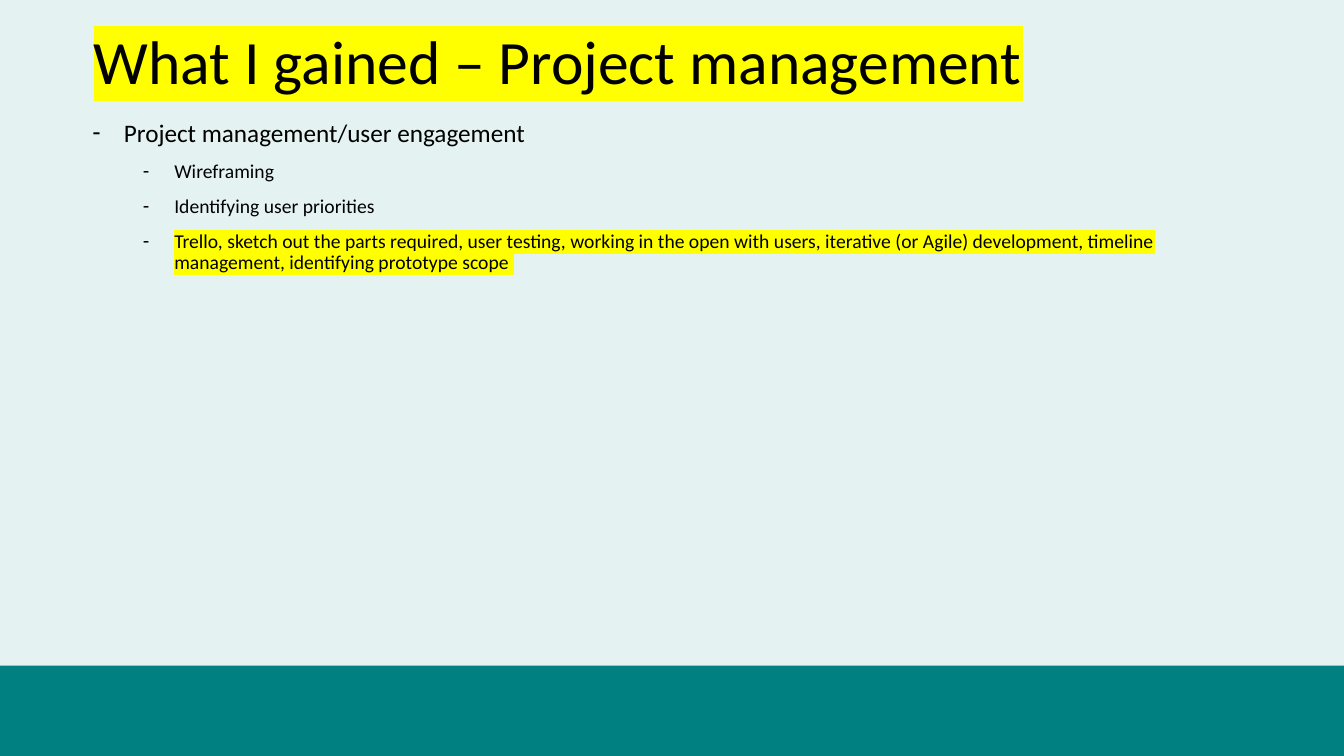
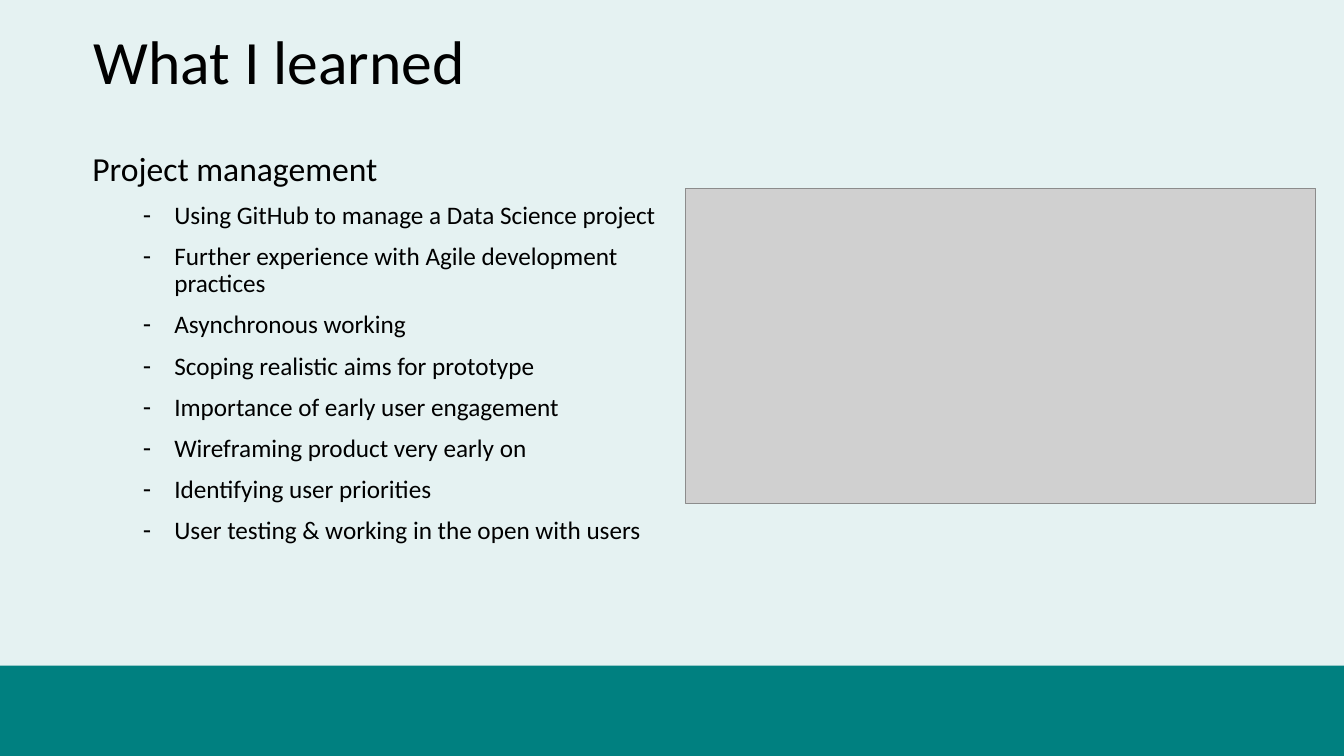
Before and after one commit to datasciencecampus/uk-parliament-stats, a slide deck: slide 10 of user-engagement/fpp-presentation.pptx (slide 7 before the commit). Drawn at 1344x756 pixels with LibreOffice and Linux fonts; fonts in the diff are those of the drawing; grey boxes stand for pictures; background and template pictures are left out. Boxes give left, top, right and bottom in pixels: in the first picture for what was removed or moved away, otherwise in the second. Text is boxed around its words. In the diff, an @@ line names an element or a change of style, - is before the commit and + after.

```diff
--- a/user-engagement/fpp-presentation.pptx
+++ b/user-engagement/fpp-presentation.pptx
@@ title at [94,41,465,85]: text changed @@
-What I gained – Project management
+What I learned
@@ text "Project management": place and size @@
-text "Project management" at [124,124,1153,273]
+text "Project management" at [92,158,655,544]
@@ text at [92,158,655,462]: text changed @@
-– Project management/user engagement
-  – Wireframing
+Project management
+  – Using GitHub to manage a Data Science project
+  – Further experience with Agile development practices
+  – Asynchronous working
+  – Scoping realistic aims for prototype
+  – Importance of early user engagement
+  – Wireframing product very early on
@@ picture added at [686,189,1316,503] @@
@@ text at [174,480,431,503]: size 14 to 18 pt in "Identifying user priorities" @@
@@ text at [174,521,641,544]: text changed; size 14 to 18 pt @@
-  – Trello, sketch out the parts required, user testing, working in the open with users, iterative (or Agile) development, timeline management, identifying prototype scope
+  – User testing & working in the open with users
```
Also in this commit, not shown: 5 other slides changed, 5 slides added, 3 slides removed, 2 other files.
